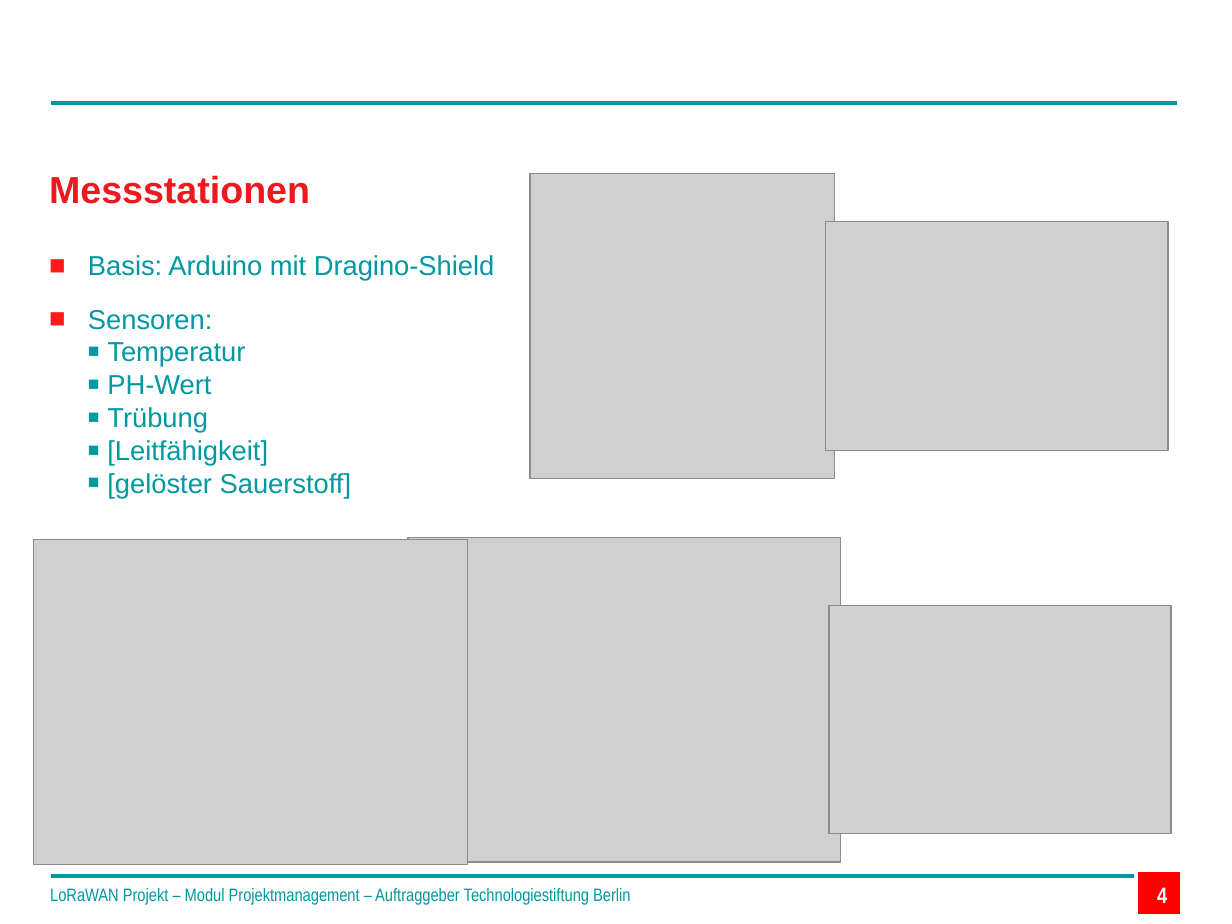
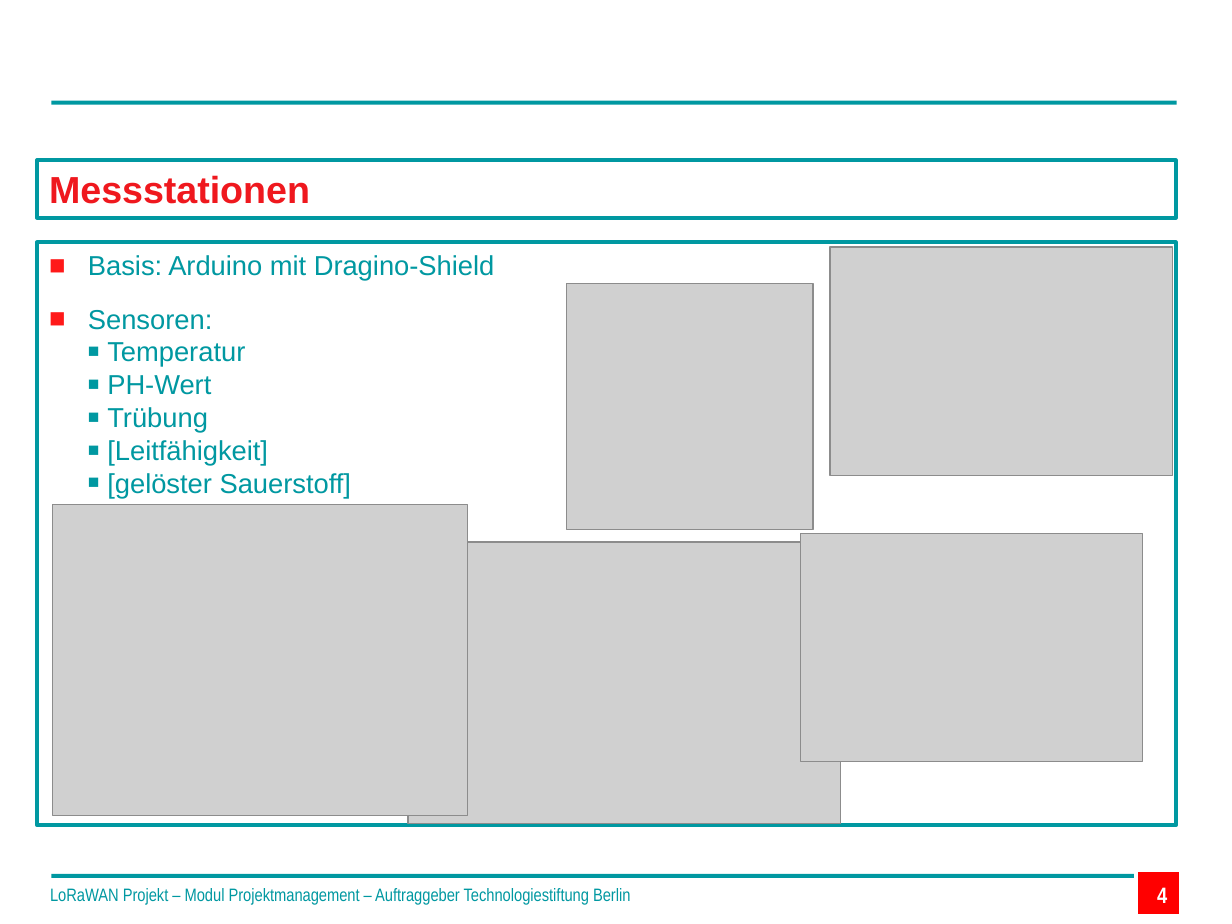
Before and after one commit to technologiestiftung/flussbad, a slide deck: slide 4 of doc/Praesentation_Meeting_13.06.2017.pptx. Drawn at 1232x924 pixels with LibreOffice and Linux fonts; fonts in the diff are those of the drawing; grey boxes stand for pictures; background and template pictures are left out. Boxes give left, top, right and bottom in pixels: in the first picture for what was removed or moved away, otherwise in the second. Text is boxed around its words. In the diff, an @@ line names an element or a change of style, - is before the commit and + after.

Commit message:
updated formatting of presentation

```diff
--- a/doc/Praesentation_Meeting_13.06.2017.pptx
+++ b/doc/Praesentation_Meeting_13.06.2017.pptx
@@ rectangle "Messstationen": place and size @@
-rectangle "Messstationen" at [49,175,310,204]
+rectangle "Messstationen" at [37,160,1175,218]
@@ rectangle "Messstationen" at [37,160,1175,218]: outline none to #0098A1 2.24 pt @@
@@ rectangle "Basis: Arduino mit Dragino-Shield": place and size @@
-rectangle "Basis: Arduino mit Dragino-Shield" at [88,255,495,499]
+rectangle "Basis: Arduino mit Dragino-Shield" at [37,243,1175,825]
@@ rectangle "Basis: Arduino mit Dragino-Shield" at [37,243,1175,825]: outline none to #0098A1 2.24 pt @@
@@ picture: place and size @@
-picture at [825,222,1168,450]
+picture at [830,248,1173,476]
@@ picture: place and size @@
-picture at [530,174,834,478]
+picture at [567,283,813,530]
@@ picture: place and size @@
-picture at [33,540,467,865]
+picture at [53,505,467,816]
@@ picture: place and size @@
-picture at [829,605,1172,833]
+picture at [801,533,1143,761]
@@ picture: place and size @@
-picture at [408,537,840,861]
+picture at [408,542,840,823]
```
Also in this commit, not shown: 5 other slides changed, 1 slide removed, 1 other file.
